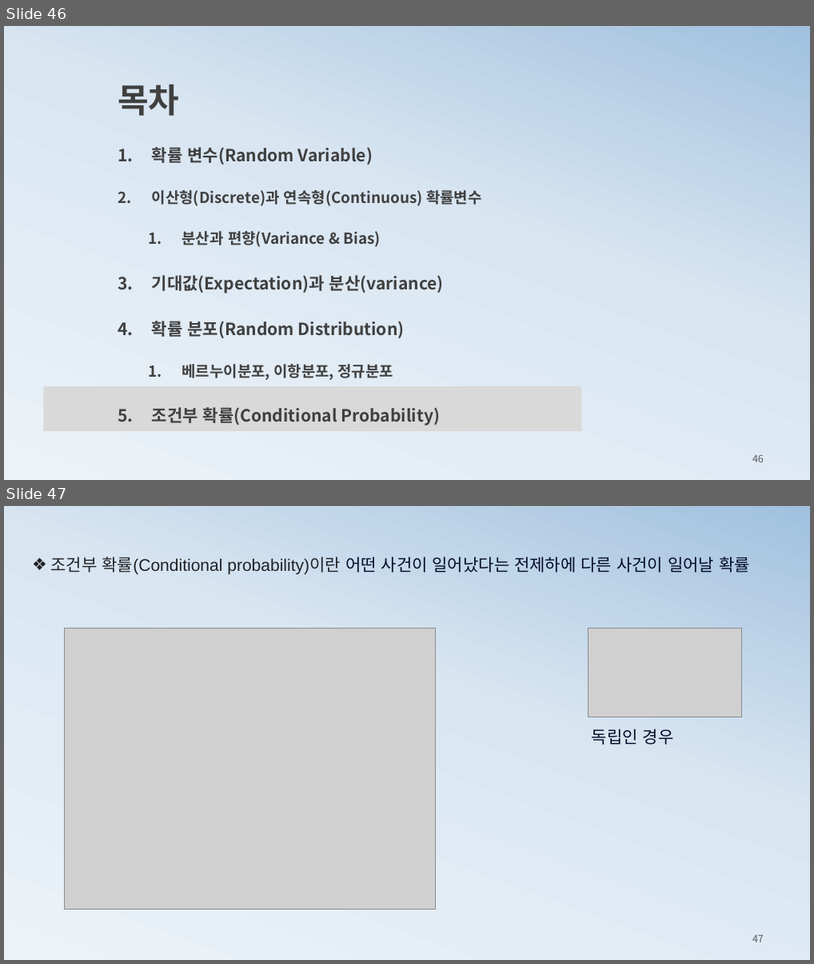
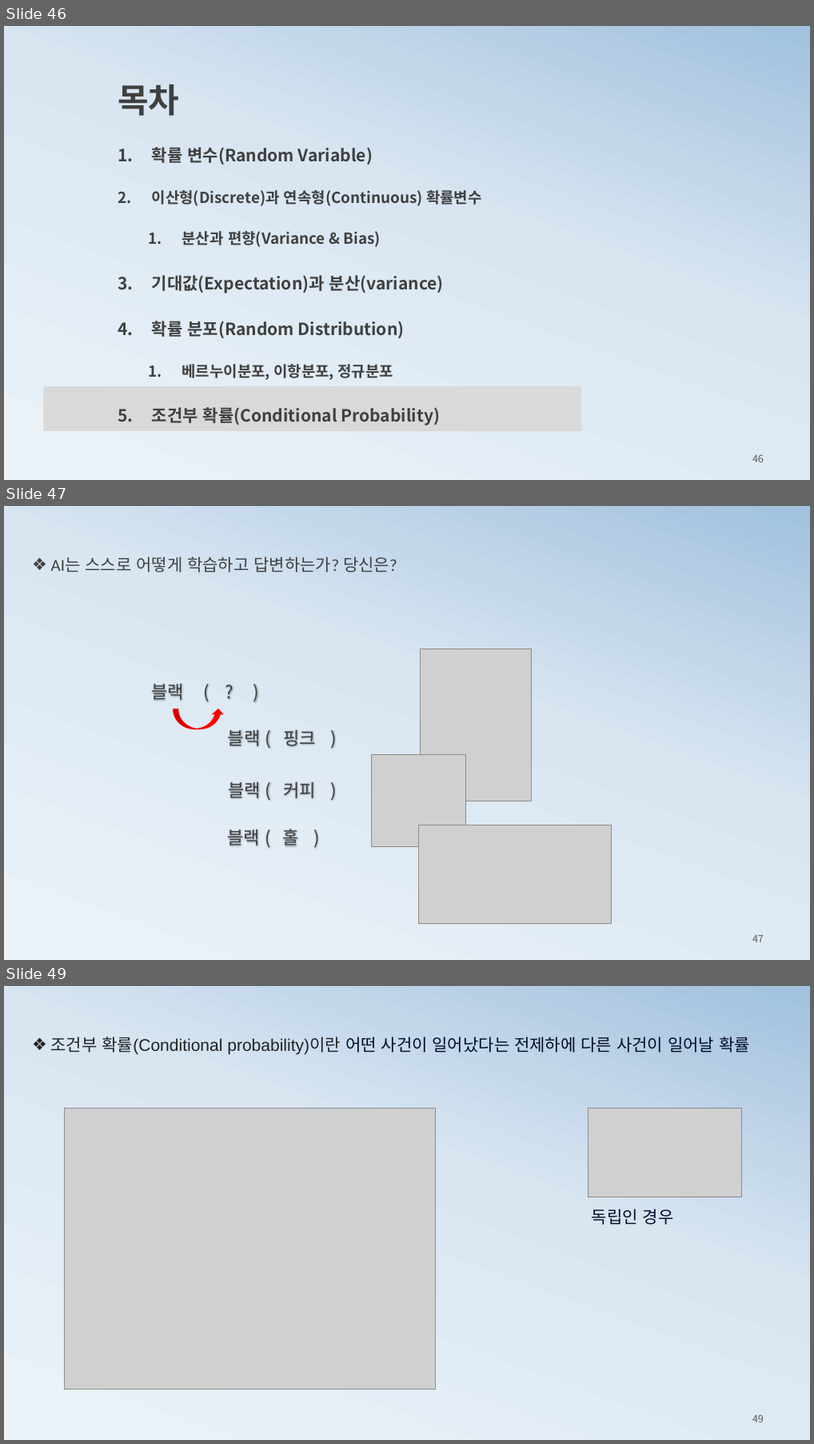
Before and after one commit to ancestor9/mathematics-for-machine-learning, a slide deck: 3_probability theory for machine learning.pptx. Shown one above the other, each under a label of ours: slides 46 and 47 before the commit, slides 46, 47 and 49 after it; the slides between them are not shown. The pictures are 814x964 and 814x1444 pixels, drawn with LibreOffice and Linux fonts; fonts in the diff are those of the drawing; grey boxes stand for pictures. Boxes give left, top, right and bottom in pixels: in the first picture for what was removed or moved away, otherwise in the second. Text is boxed around its words. In the diff, an @@ line names an element or a change of style, - is before the commit and + after.

```diff
--- a/3_probability theory for machine learning.pptx
+++ b/3_probability theory for machine learning.pptx
@@ slide 47 added at (4, 506, 810, 960), background gradient #ECF3F8 to #D9E6F2 to #A1C1DE @@
@@ text added at (51, 556, 398, 572), 20 pt, text #404040 @@
+❖ AI는 스스로 어떻게 학습하고 답변하는가? 당신은?
@@ picture added at (420, 649, 531, 800) @@
@@ text added at (151, 684, 184, 700), 21 pt, text #404040 @@
+블랙 ( ? )
@@ curved up arrow added at (174, 709, 223, 729), fill #FF0000, outline #FF0000 1 pt @@
@@ text added at (228, 729, 316, 746), 21 pt, text #404040 @@
+블랙 ( 핑크 )
@@ picture added at (371, 754, 466, 846) @@
@@ text added at (228, 781, 316, 798), 21 pt, text #404040 @@
+블랙 ( 커피 )
@@ text added at (227, 826, 298, 848), 21 pt, text #404040 @@
+블랙 ( 홀 )
@@ picture added at (419, 825, 612, 924) @@
@@ page number added at (753, 935, 764, 942), 12 pt, text #595959 @@
+47
@@ what was slide 47 is now slide 49 @@
@@ page number at (753, 1414, 764, 1422): text changed @@
-47
+49
```
Also in this commit, not shown: 1 other slide added.
